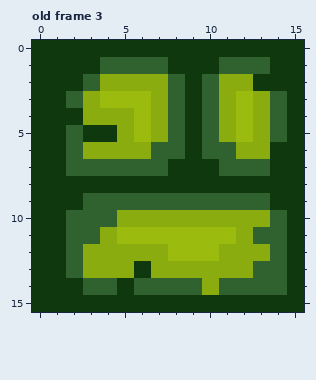
Edited in one commit: pixel-art file (Assets/Sprites/ase files/level.ase). Above: the version before the commit.
16x16 pixels, 11 frames. Shown: old frame 3. The commit also changed other frames, which this record leaves out.
Once edited:
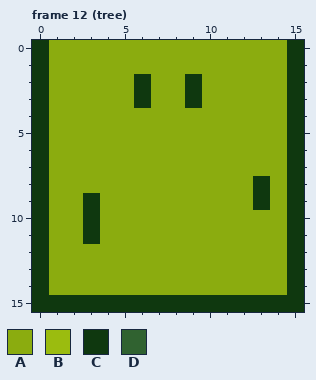
Palette (. is transparent): A #8bac0f  B #9bbc0f  C #0f380f  D #306230
A new or re-ordered frame is compared with the old frame closest to it.
What changed:
frames 11 -> 16
--- frame 12 (tree) is new; against old frame 3
@@ x 0..15 @@
- 0 CCCCCCCCCCCCCCCC
- 1 CCCCDDDDCCCDDDCC
- 2 CCCDAAAADCDAACCC
- 3 CCDABBBADCDABADC
- 4 CCCAAABADCDABADC
- 5 CCDCCABADCDABADC
- 6 CCDAAAADDCDDAACC
- 7 CCDDDDDDCCCDDDCC
- 8 CCCCCCCCCCCCCCCC
- 9 CCCDDDDDDDDDDDCC
-10 CCDDDAAAAAAAAADC
-11 CCDDABBBBBBBADDC
-12 CCDAAAAABBBAAADC
-13 CCDAAACAAAAAADDC
-14 CCCDDCDDDDADDDDC
+ 0 CAAAAAAAAAAAAAAC
+ 1 CAAAAAAAAAAAAAAC
+ 2 CAAAAACAACAAAAAC
+ 3 CAAAAACAACAAAAAC
+ 4 CAAAAAAAAAAAAAAC
+ 5 CAAAAAAAAAAAAAAC
+ 6 CAAAAAAAAAAAAAAC
+ 7 CAAAAAAAAAAAAAAC
+ 8 CAAAAAAAAAAAACAC
+ 9 CAACAAAAAAAAACAC
+10 CAACAAAAAAAAAAAC
+11 CAACAAAAAAAAAAAC
+12 CAAAAAAAAAAAAAAC
+13 CAAAAAAAAAAAAAAC
+14 CAAAAAAAAAAAAAAC
 15 CCCCCCCCCCCCCCCC
Where, in picture pixels (left, top, right, bottom), the same in both pictures:
changed: (49, 40, 287, 295)
